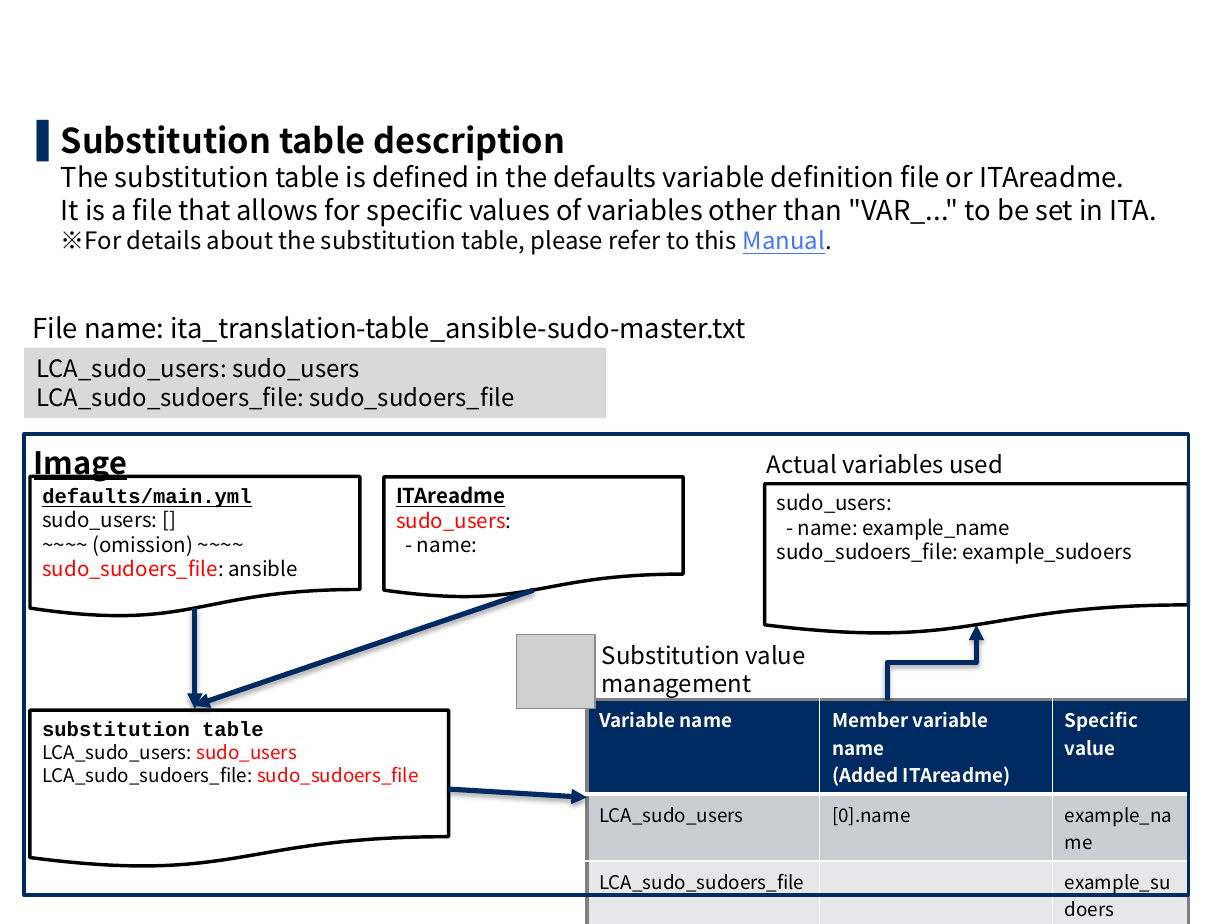
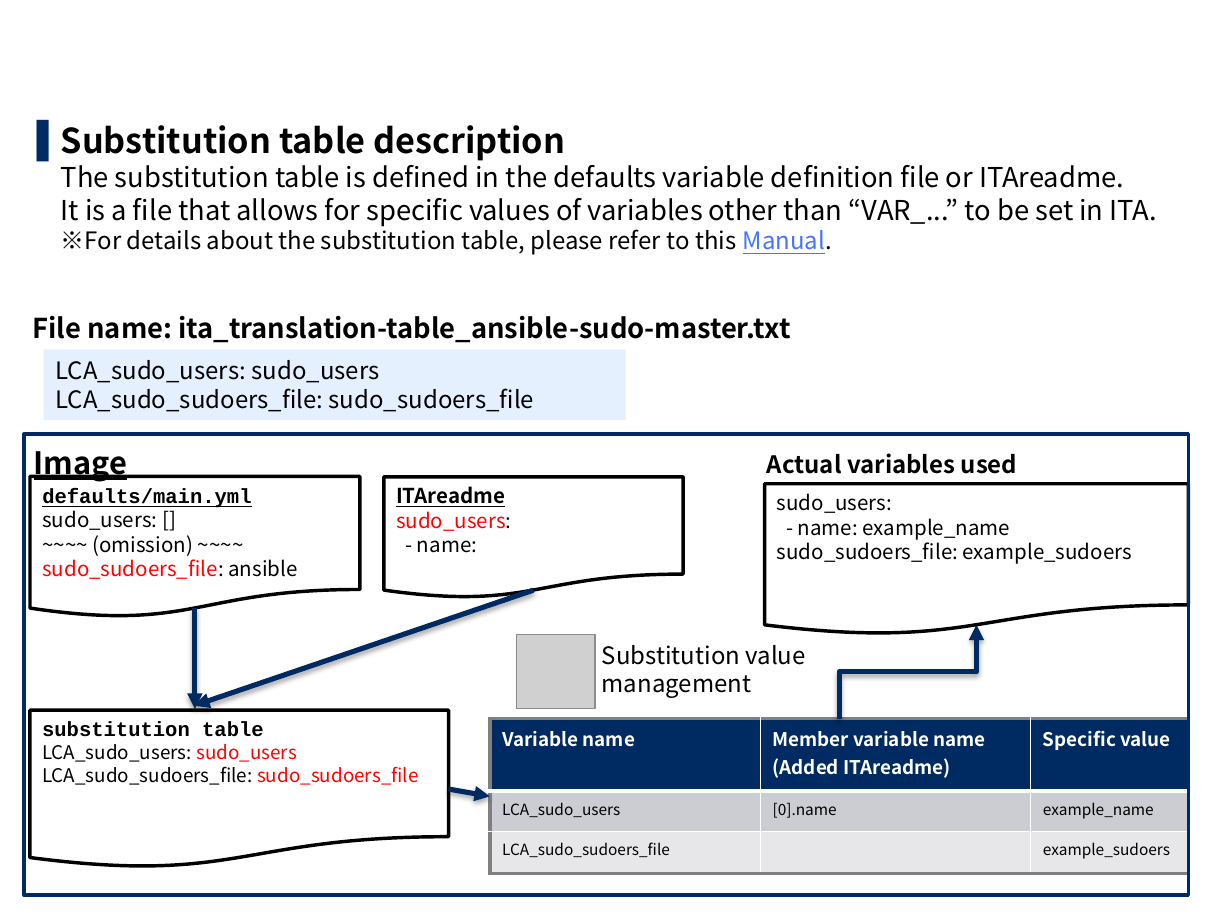
Before and after one commit to exastro-suite/it-automation-docs, a slide deck: slide 32 of asset/Learn/ITA-Ansible-Driver_en_practice.pptx (slide 31 before the commit). Drawn at 1232x924 pixels with LibreOffice and Linux fonts; fonts in the diff are those of the drawing; grey boxes stand for pictures; background and template pictures are left out. Boxes give left, top, right and bottom in pixels: in the first picture for what was removed or moved away, otherwise in the second. Text is boxed around its words. In the diff, an @@ line names an element or a change of style, - is before the commit and + after.

```diff
--- a/asset/Learn/ITA-Ansible-Driver_en_practice.pptx
+++ b/asset/Learn/ITA-Ansible-Driver_en_practice.pptx
@@ text at (61,125,1157,255): text changed @@
-▌ Substitution table description
-  The substitution table is defined in the defaults variable definition file or ITAreadme.
-  It is a file that allows for specific values of variables other than "VAR_..." to be set in ITA.
-  ※For details about the substitution table, please refer to this Manual.
+▌ Substitution table description
+  The substitution table is defined in the defaults variable definition file or ITAreadme.
+  It is a file that allows for specific values of variables other than “VAR_...” to be set in ITA.
+  ※For details about the substitution table, please refer to this Manual.
@@ text "File name: ita_translation-table_ansible-sudo-master.txt" at (33,316,790,343): bold on @@
@@ rectangle "LCA_sudo_users: sudo_users": place and size @@
-rectangle "LCA_sudo_users: sudo_users" at (25,347,607,418)
+rectangle "LCA_sudo_users: sudo_users" at (43,350,626,420)
@@ rectangle "LCA_sudo_users: sudo_users" at (43,350,626,420): fill #D9D9D9 to #E5F0FF @@
@@ text "Actual variables used" at (767,453,1017,474): bold on @@
@@ elbow arrow moved from (888, 700) - (977, 625) to (839, 718) - (977, 625) @@
@@ table at (490,718,1188,873) @@
@@ size 11 to 9 pt in "LCA_sudo_users", "[0].name", "example_name", "LCA_sudo_sudoers_file" and 1 more places @@
@@ table: place and size @@
-table at (586,700,1188,898)
+table at (490,718,1188,873)
@@ arrow moved from (448, 788) - (586, 797) to (448, 788) - (490, 796) @@
@@ page number at (1182,895,1201,897): text changed @@
-31
+32
```
Also in this commit, not shown: 61 other slides changed, 3 slides added, 7 other files.
